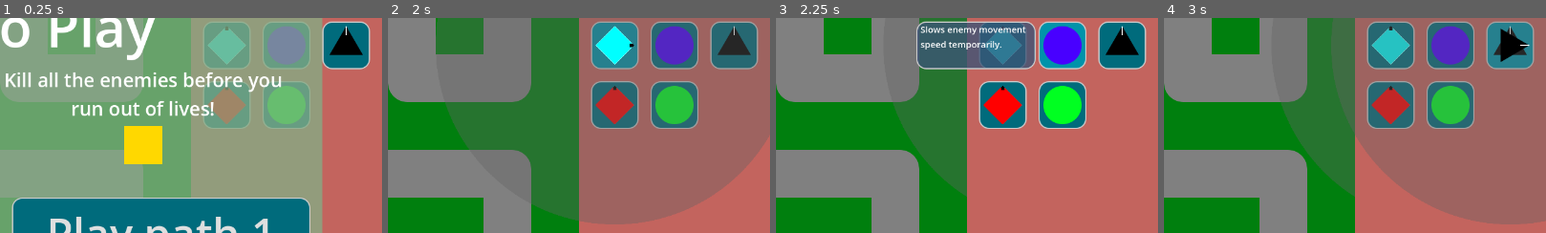
Above: before the commit, frames 1-4 (left to right).
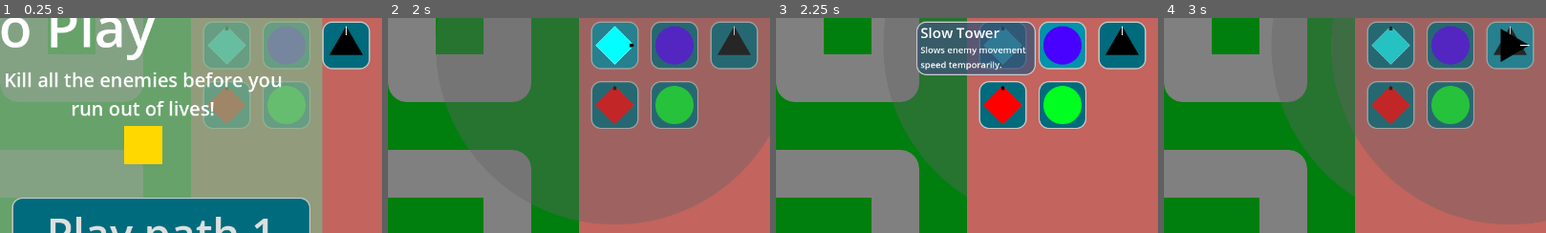
Above: after the commit, the same moments.

Repository: phrasmotica/godot-tower-defence
Game: Godot game, scene res://scenes/game.tscn
The game is run twice, just before and just after one commit, with the same random seed, the same clock (stepped at 60 frames per second) and the same inputs.
Inputs (mouse positions are % of the whole screen's width and height, from its top left):
- Up to frame 1 (0.25 s): no input
- Up to frame 2 (2 s): click "Play path 0" at 0.5 s; click (80, 31) at 1.25 s
- Up to frame 3 (2.25 s): click (88, 31) at 2 s
- Up to frame 4 (3 s): click (95, 31) at 2.75 s
The pictures show only the part of the screen within x 50-100%, y 25-75%; the shares and areas given below are measured in that part.

Frames 1-2 are identical in both runs. In frame 3, 3.0% of the frame differs, in the area x 36-68%, y 3-27%; in frame 4, nothing differs.

Commit message:
Improve appearance of create tower button tooltip, and add tower name to it as a header

Diff:
--- /dev/null
+++ b/assets/fonts/krub_b.tres
@@ -0,0 +1,5 @@
+[gd_resource type="SystemFont" format=3 uid="uid://beht0cxrqw0gh"]
+
+[resource]
+font_names = PackedStringArray("Krub")
+font_weight = 800
--- a/assets/themes/td_theme.tres
+++ b/assets/themes/td_theme.tres
@@ -1,6 +1,7 @@
-[gd_resource type="Theme" load_steps=9 format=3 uid="uid://bqnr1830yqwqe"]
+[gd_resource type="Theme" load_steps=10 format=3 uid="uid://bqnr1830yqwqe"]
 
 [ext_resource type="SystemFont" uid="uid://c1rsdrkfaiy3o" path="res://assets/fonts/krub_sb.tres" id="1_bb8q8"]
+[ext_resource type="SystemFont" uid="uid://beht0cxrqw0gh" path="res://assets/fonts/krub_b.tres" id="2_hdxu2"]
 
 [sub_resource type="StyleBoxFlat" id="StyleBoxFlat_2uvb4"]
 bg_color = Color(0, 0.419608, 0.486275, 0.392157)
@@ -81,6 +82,9 @@
 ButtonArea/styles/normal = SubResource("StyleBoxFlat_xnvu8")
 FlatPanelContainer/base_type = &"PanelContainer"
 FlatPanelContainer/styles/panel = SubResource("StyleBoxFlat_1uufy")
+HeaderSmall/base_type = &"Label"
+HeaderSmall/font_sizes/font_size = 24
+HeaderSmall/fonts/font = ExtResource("2_hdxu2")
 Label/font_sizes/font_size = 15
 Label/fonts/font = ExtResource("1_bb8q8")
 MarginContainer/constants/margin_left = 5
--- a/scenes/ui/create_tower_button.tscn
+++ b/scenes/ui/create_tower_button.tscn
@@ -4,7 +4,7 @@
 [ext_resource type="Texture2D" uid="uid://b3723x1ovx18d" path="res://assets/sprites/tower1.png" id="1_gsfqf"]
 [ext_resource type="Script" path="res://scripts/create_tower_button.gd" id="2_8baml"]
 
-[node name="CreateTowerButton" type="Button" node_paths=PackedStringArray("description", "description_text")]
+[node name="CreateTowerButton" type="Button" node_paths=PackedStringArray("description", "name_text", "description_text")]
 offset_right = 80.0
 offset_bottom = 80.0
 focus_mode = 0
@@ -14,31 +14,44 @@
 icon_alignment = 1
 script = ExtResource("2_8baml")
 action_name = &"tower_1"
-description = NodePath("TowerDescription")
-description_text = NodePath("TowerDescription/Background/MarginContainer/Label")
+description = NodePath("Tooltip")
+name_text = NodePath("Tooltip/Background/MarginContainer/VBoxContainer/Name")
+description_text = NodePath("Tooltip/Background/MarginContainer/VBoxContainer/Description")
 
-[node name="TowerDescription" type="Control" parent="."]
+[node name="Tooltip" type="Control" parent="."]
 visible = false
+z_index = 50
 anchors_preset = 0
 offset_left = -205.0
 offset_right = -5.0
-offset_bottom = 80.0
+offset_bottom = 100.0
 
-[node name="Background" type="PanelContainer" parent="TowerDescription"]
+[node name="Background" type="PanelContainer" parent="Tooltip"]
 layout_mode = 0
 offset_right = 200.0
 offset_bottom = 80.0
 theme = ExtResource("1_7nris")
 
-[node name="MarginContainer" type="MarginContainer" parent="TowerDescription/Background"]
+[node name="MarginContainer" type="MarginContainer" parent="Tooltip/Background"]
 layout_mode = 2
+theme_override_constants/margin_left = 5
+theme_override_constants/margin_bottom = 5
 
-[node name="Label" type="Label" parent="TowerDescription/Background/MarginContainer"]
-custom_minimum_size = Vector2(0, 75)
+[node name="VBoxContainer" type="VBoxContainer" parent="Tooltip/Background/MarginContainer"]
+layout_mode = 2
+theme_override_constants/separation = 0
+
+[node name="Name" type="Label" parent="Tooltip/Background/MarginContainer/VBoxContainer"]
+custom_minimum_size = Vector2(0, 22)
+layout_mode = 2
+theme_type_variation = &"HeaderSmall"
+text = "Gun Tower"
+
+[node name="Description" type="Label" parent="Tooltip/Background/MarginContainer/VBoxContainer"]
+custom_minimum_size = Vector2(0, 43)
 layout_mode = 2
 text = "Shoots simple bullets at enemies."
 autowrap_mode = 2
-text_overrun_behavior = 3
 
 [connection signal="mouse_entered" from="." to="." method="_on_mouse_entered"]
 [connection signal="mouse_exited" from="." to="." method="_on_mouse_exited"]
--- a/scripts/create_tower_button.gd
+++ b/scripts/create_tower_button.gd
@@ -6,6 +6,9 @@
 
 @export
 var description: Control
+
+@export
+var name_text: Label
 
 @export
 var description_text: Label
@@ -33,6 +36,7 @@
 
 		# prefer this to a tooltip so that we can control its appearance
 		# by mouse enter/exit events rather than by the mouse being idle
+		name_text.text = dummy_tower.tower_name
 		description_text.text = dummy_tower.tower_description
 	else:
 		disabled = true
